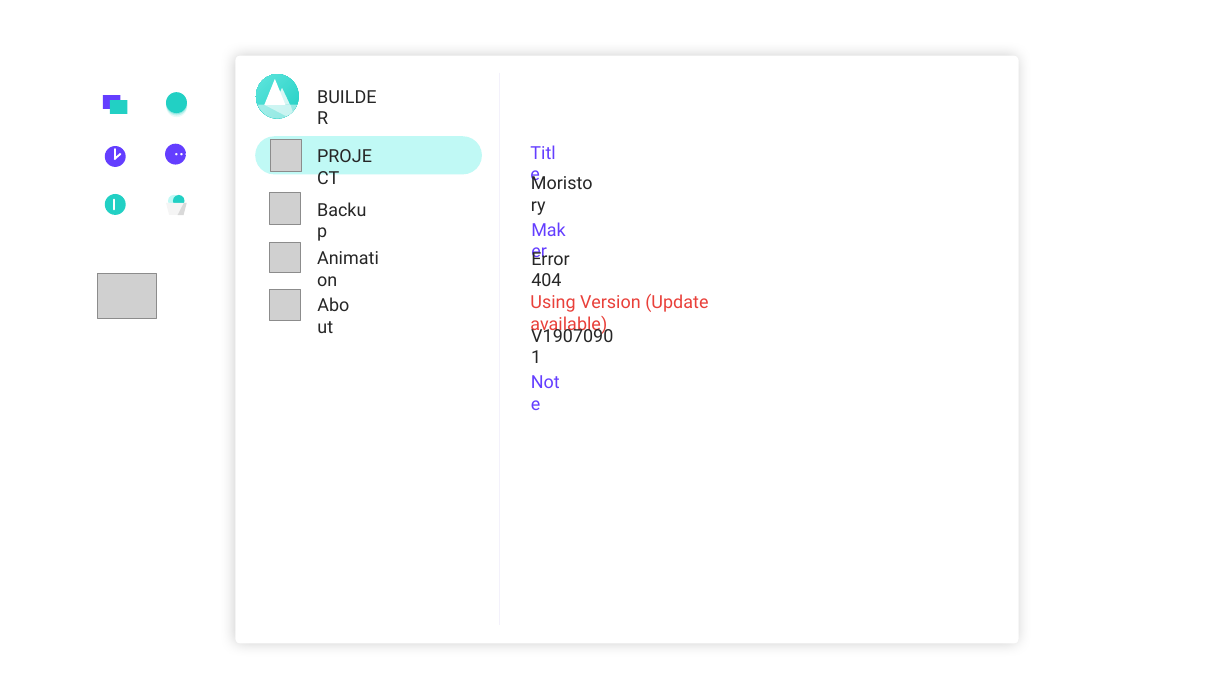
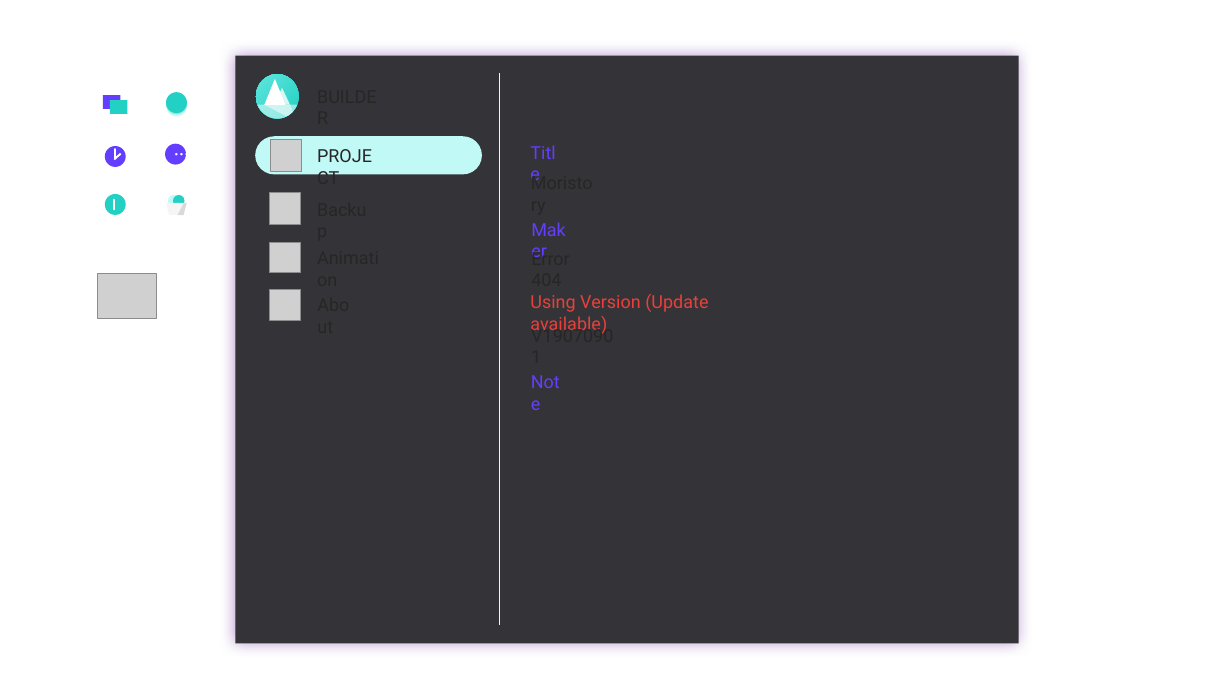
Before and after one commit to buger404/Emerald, a slide deck: slide 5 of UI.pptx. Drawn at 1232x693 pixels with LibreOffice and Linux fonts; fonts in the diff are those of the drawing; grey boxes stand for pictures. Boxes give left, top, right and bottom in pixels: in the first picture for what was removed or moved away, otherwise in the second. Text is boxed around its words. In the diff, an @@ line names an element or a change of style, - is before the commit and + after.

```diff
--- a/UI.pptx
+++ b/UI.pptx
@@ rounded rectangle at (x1=236, y1=55, x2=1019, y2=643): fill #FFFFFF to #343438; shadow changed; proportions changed @@
```
Also in this commit, not shown: 1 other slide changed, 1 slide added, 35 other files.
